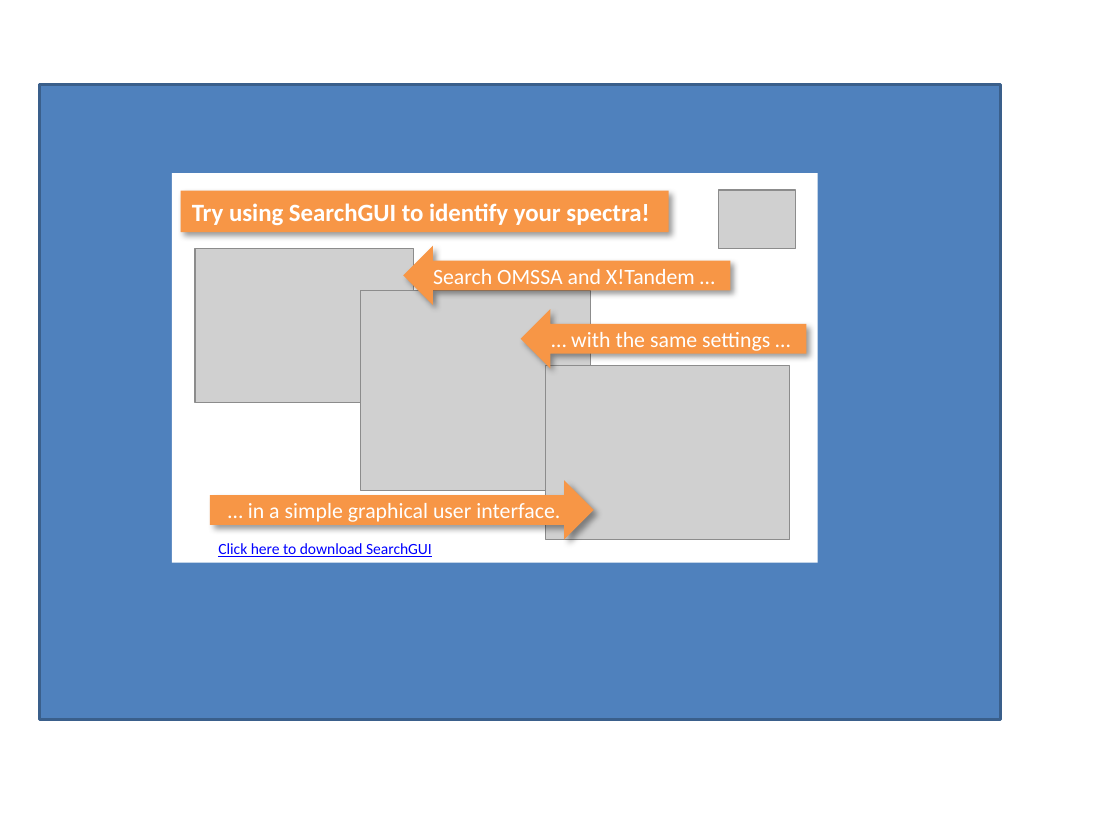
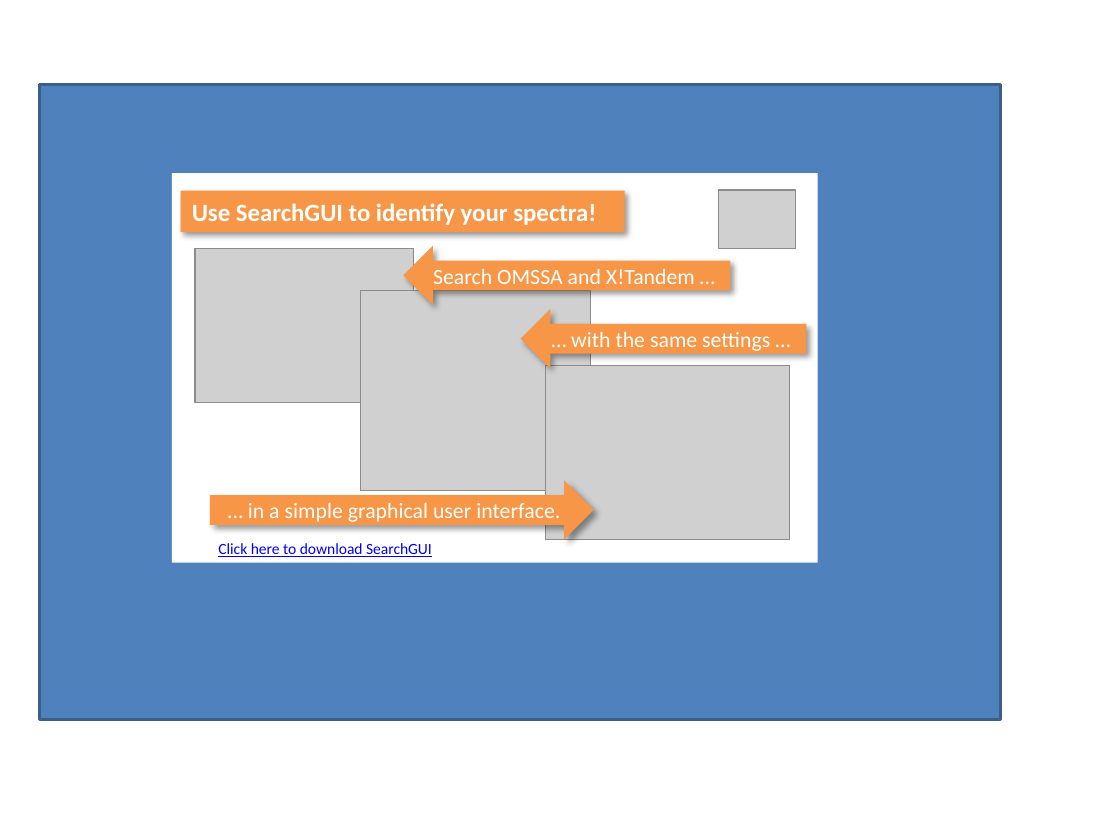
Before and after one commit to compomics/peptide-shaker, a slide deck: slide 2 of wiki/getting_started/getting_started.pptx (slide 10 before the commit). Drawn at 1120x840 pixels with LibreOffice and Linux fonts; fonts in the diff are those of the drawing; grey boxes stand for pictures. Boxes give left, top, right and bottom in pixels: in the first picture for what was removed or moved away, otherwise in the second. Text is boxed around its words. In the diff, an @@ line names an element or a change of style, - is before the commit and + after.

```diff
--- a/wiki/getting_started/getting_started.pptx
+++ b/wiki/getting_started/getting_started.pptx
@@ rectangle "Use SearchGUI to identify your ...": place and size @@
-rectangle "Use SearchGUI to identify your ..." at [180, 190, 669, 232]
+rectangle "Use SearchGUI to identify your ..." at [180, 190, 624, 232]
@@ text in rectangle at [192, 203, 596, 225]: text changed @@
-Try using SearchGUI to identify your spectra!
+Use SearchGUI to identify your spectra!
```
Also in this commit, not shown: 2 other slides changed, 1 slide added.
